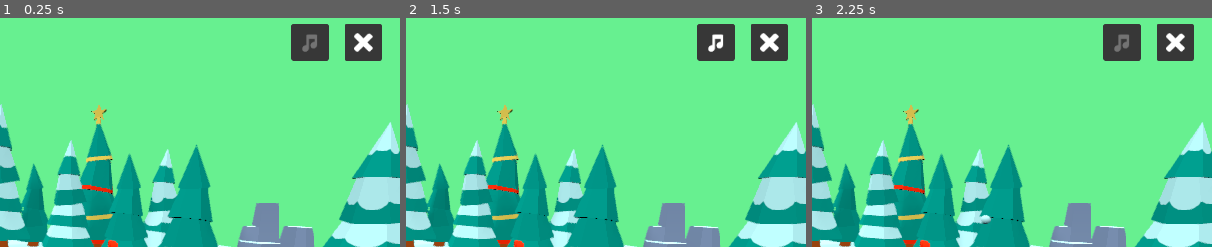
Above: before the commit, frames 1-3 (left to right).
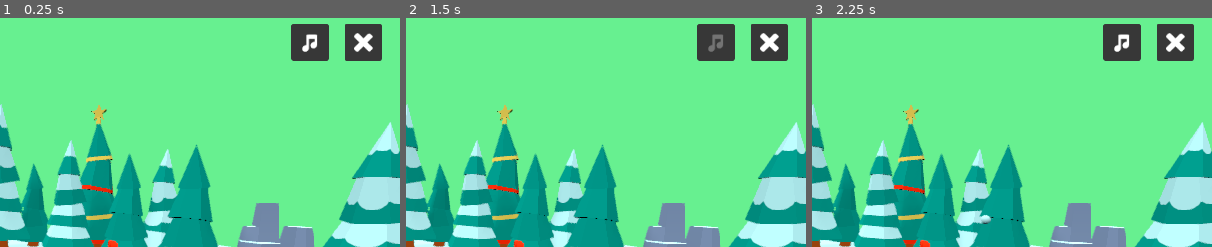
Above: after the commit, the same moments.

Repository: romualdk/game-godot-snowman
Game: Godot game, scene res://scenes/Main.tscn
Two runs of this game, one before a commit and one after it. Both use one fixed random seed, a clock stepped at 60 frames per second and the inputs below.
Inputs (mouse positions are % of the whole screen's width and height, from its top left):
- Up to frame 1 (0.25 s): no input
- Up to frame 2 (1.5 s): click (53, 66) at 0.5 s; click (89, 5) at 1.27 s
- Up to frame 3 (2.25 s): tap Enter at 2 s; move the mouse to (72, 44) at 2.02 s; click (72, 44) at 2.1 s
The pictures show only the part of the screen within x 50-100%, y 0-50%; the shares and areas given below are measured in that part.

The runs differ from the first frame. In frame 1, 0.2% of the frame differs, in the area x 75-80%, y 6-15%; in frame 2, 0.2%; in frame 3, 0.2%.

Commit message:
music autoplay

Diff:
--- a/scenes/BgMusic/BgMusic.tscn
+++ b/scenes/BgMusic/BgMusic.tscn
@@ -5,4 +5,5 @@
 
 [node name="AudioStreamPlayer" type="AudioStreamPlayer"]
 stream = ExtResource( 1 )
+autoplay = true
 script = ExtResource( 2 )
--- a/scenes/GUI/GUI.tscn
+++ b/scenes/GUI/GUI.tscn
@@ -29,10 +29,9 @@
 }
 
 [node name="Music" type="TextureButton" parent="HBoxContainer"]
-margin_right = 50.0
+margin_right = 48.0
 margin_bottom = 50.0
 toggle_mode = true
-pressed = true
 texture_normal = ExtResource( 2 )
 texture_pressed = ExtResource( 1 )
 __meta__ = {
@@ -40,8 +39,8 @@
 }
 
 [node name="Exit" type="TextureButton" parent="HBoxContainer"]
-margin_left = 70.0
-margin_right = 120.0
+margin_left = 68.0
+margin_right = 116.0
 margin_bottom = 50.0
 texture_normal = ExtResource( 3 )
 
Not shown, changed: build/Snowman.exe
